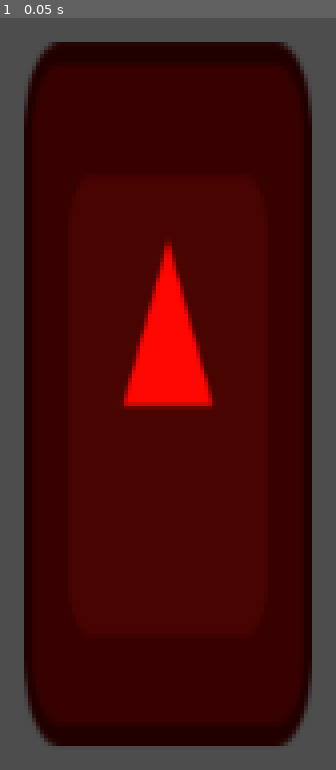
Above: before the commit, frame 1.
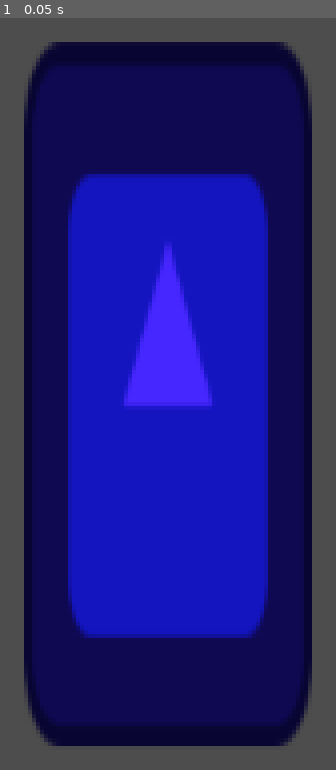
Above: after the commit, the same moment.

Repository: bezark/Branch-Merge-Plugin-Demo
Game: Godot game, scene res://main.tscn
Two runs of this game, one before a commit and one after it. Both use one fixed random seed, a clock stepped at 60 frames per second and the inputs below. The engine's default icon, where the game draws it, is replaced by a stand-in: a white triangle on a blue panel in a dark square.
Inputs:
- Up to frame 1 (0.05 s): no input

The runs differ from the first frame. In frame 1, 79% of the frame differs, in the area x 7-93%, y 3-97%.

Commit message:
Made robot blue

Diff:
--- a/main.tscn
+++ b/main.tscn
@@ -5,7 +5,7 @@
 [node name="Main" type="Node2D"]
 
 [node name="Icon" type="Sprite2D" parent="."]
-modulate = Color(1, 0.027451, 0.00784314, 1)
+modulate = Color(0.278431, 0.152941, 1, 1)
 position = Vector2(1041, 211)
 scale = Vector2(0.812501, 1.98437)
 texture = ExtResource("1_xv5l3")
